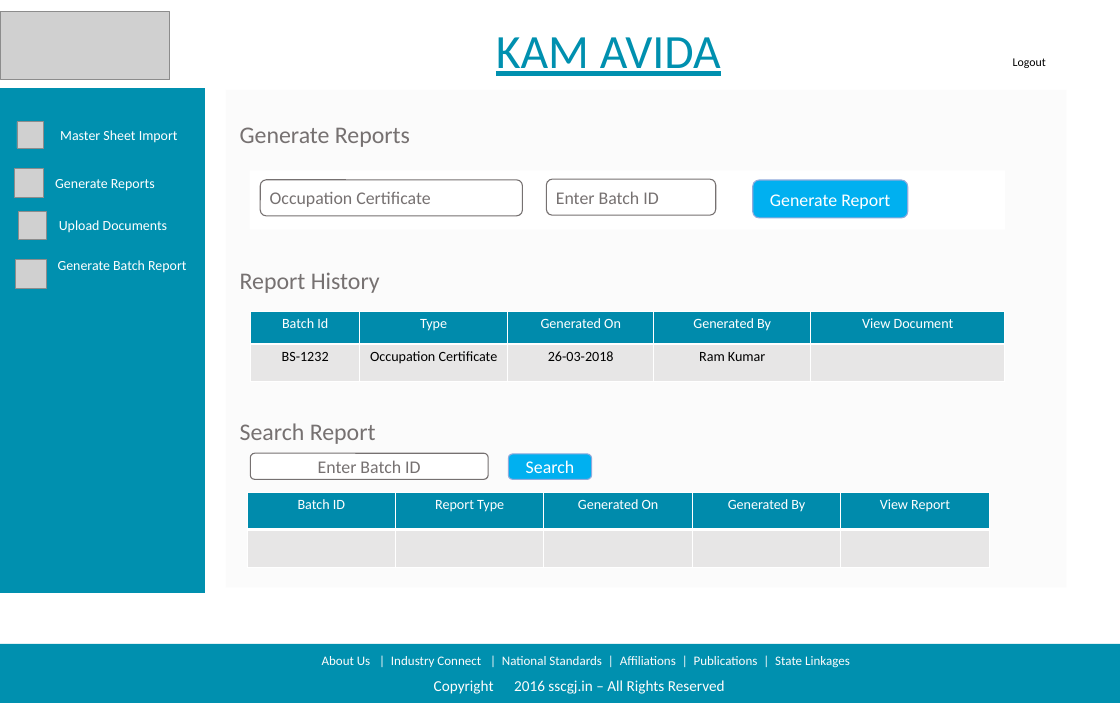
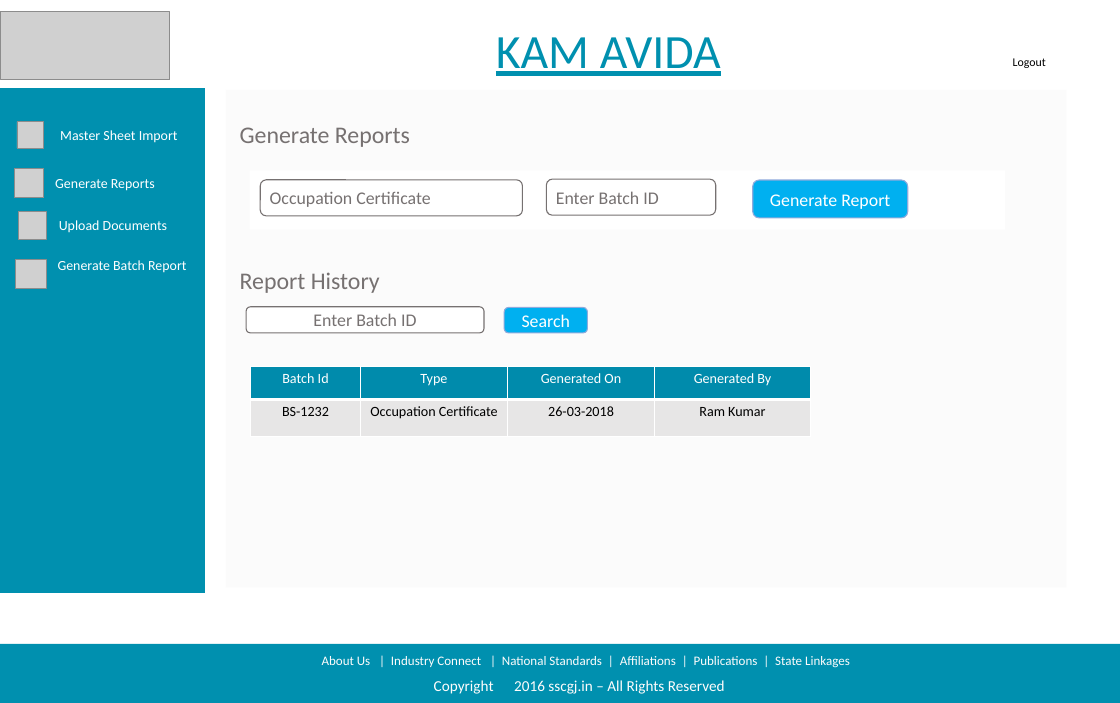
Before and after one commit to sarthakbhutani/NSKFDC-App, a slide deck: slide 6 of Requirements/Product Backlog/Screen Designs/Screen Design Deck/Updated Designs.pptx (slide 5 before the commit). Drawn at 1120x703 pixels with LibreOffice and Linux fonts; fonts in the diff are those of the drawing; grey boxes stand for pictures; background and template pictures are left out. Boxes give left, top, right and bottom in pixels: in the first picture for what was removed or moved away, otherwise in the second. Text is boxed around its words. In the diff, an @@ line names an element or a change of style, - is before the commit and + after.

```diff
--- a/Requirements/Product Backlog/Screen Designs/Screen Design Deck/Updated Designs.pptx
+++ b/Requirements/Product Backlog/Screen Designs/Screen Design Deck/Updated Designs.pptx
@@ rounded rectangle "Enter Batch ID": place and size @@
-rounded rectangle "Enter Batch ID" at [250,453,488,479]
+rounded rectangle "Enter Batch ID" at [246,307,484,333]
@@ rounded rectangle "Search": place and size @@
-rounded rectangle "Search" at [508,454,591,480]
+rounded rectangle "Search" at [504,308,587,334]
@@ table at [251,367,810,438] @@
-column 5: View Document | 
@@ table: place and size @@
-table at [251,311,1005,381]
+table at [251,367,810,438]
@@ text removed at [240,423,376,444] @@
-Search Report
@@ table removed at [247,492,989,567], 2 rows, 5 columns @@
-Batch ID | Report Type | Generated On | Generated By | View Report
- |  |  |  | 
```
Also in this commit, not shown: 9 other slides changed, 1 slide added, 1 other file.
